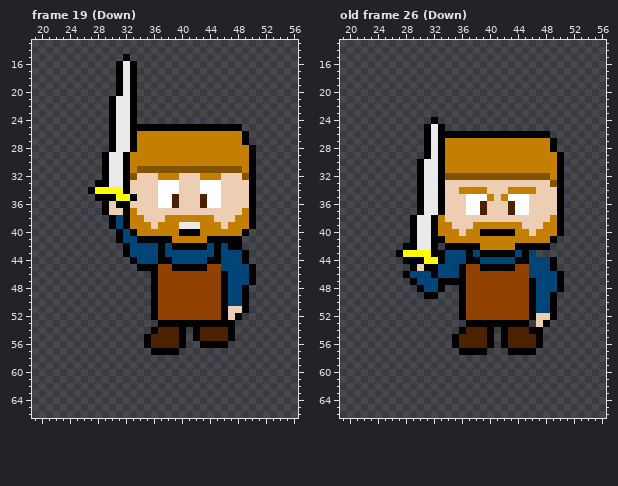
Edited in one commit: pixel-art file (assets/actor/larry/larry_shovel.aseprite). Above, as it was before the edit.
84x84 pixels, 36 frames. Shown: frame 19 (Down): x 19..56, y 13..66; old frame 26 (Down): x 19..56, y 13..66. The commit also changed other frames, which this record leaves out.
Once edited:
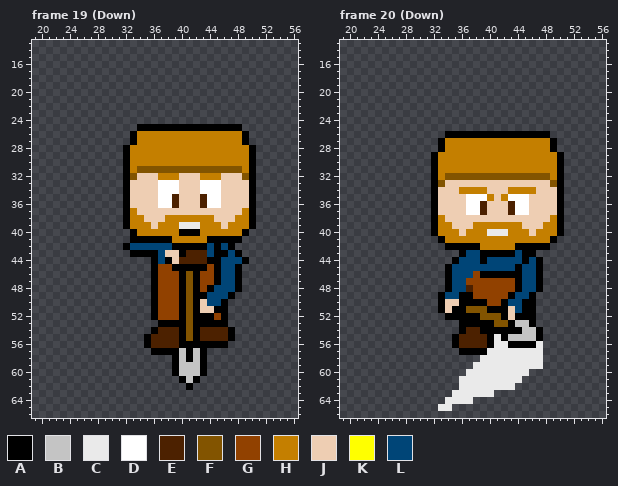
Palette (. is transparent): A #000000  B #c4c4c4  C #eaeaea  D #ffffff  E #4c2100  F #825400  G #914100  H #c47f00  J #eeceb3  K #ffff00  L #004577
A new or re-ordered frame is compared with the old frame closest to it.
Message: added even more animations for shovel
Difference:
frames re-ordered
--- frame 19 (Down)
@@ x 19..56 @@
 14 ......................................
-15 .............A........................
-16 ............ACA.......................
-17 ............ACA.......................
-18 ............ACA.......................
-19 ............ACA.......................
-20 ............ACA.......................
-21 ...........ACCA.......................
-22 ...........ACCA.......................
-23 ...........ACCA.......................
-24 ...........ACCA.......................
-25 ...........ACCAAAAAAAAAAAAAAAA........
-26 ...........ACCAHHHHHHHHHHHHHHHA.......
-27 ...........ACCAHHHHHHHHHHHHHHHA.......
-28 ...........ACCAHHHHHHHHHHHHHHHHA......
-29 ..........ACCAHHHHHHHHHHHHHHHHHA......
-30 ..........ACCAHHHHHHHHHHHHHHHHHA......
-31 ..........ACCAHFFFFFFFFFFFFFFFHA......
-32 ..........ACCAFJJJHHHJJJHHHJJJFA......
-33 .........AACCAJJJJDDDJJJDDDJJJJA......
-34 ........AKKKKAJJJJDDDJJJDDDJJJJA......
-35 .........AAAKKAJJJDDEJJJEDDJJJJA......
-36 ..........AJAAJJJJDDEJJJEDDJJJJA......
-37 ..........AJJAHJJJJJJJJJJJJJJJHA......
-38 ...........ALAHHJJJHHHHHHHJJJHHA......
-39 ...........ALAHHHJHHHCCCHHHJHHHA......
-40 ............ALAHHHHHHAAAHHHHHHA.......
-41 ............ALLAAAAAHHHHHAAAAA........
-42 .............ALLLLALAAAAALALAA........
-43 .............ALLLLALLLLLLLALLLA.......
-44 ..............ALLLAALLLLLAALLLA.......
-45 ...............AAAGGAAAAAGGLLLLA......
-46 .................AGGGGGGGGGALLLA......
-47 .................AGGGGGGGGGALLLA......
-48 .................AGGGGGGGGGALLA.......
-49 .................AGGGGGGGGGALLA.......
-50 .................AGGGGGGGGGALLA.......
-51 .................AGGGGGGGGGAJJA.......
-52 .................AGGGGGGGGGAJA........
-53 ..................AAAAAAAAAAA.........
-54 .................AEEEA.AEEEEA.........
-55 ................AEEEEA.AEEEEA.........
-56 ................AEEEEA..AAAA..........
-57 .................AAAA.................
-58 ......................................
-59 ......................................
-60 ......................................
-61 ......................................
-62 ......................................
+15 ......................................
+16 ......................................
+17 ......................................
+18 ......................................
+19 ......................................
+20 ......................................
+21 ......................................
+22 ......................................
+23 ......................................
+24 ......................................
+25 ...............AAAAAAAAAAAAAAA........
+26 ..............AHHHHHHHHHHHHHHHA.......
+27 ..............AHHHHHHHHHHHHHHHA.......
+28 .............AHHHHHHHHHHHHHHHHHA......
+29 .............AHHHHHHHHHHHHHHHHHA......
+30 .............AHHHHHHHHHHHHHHHHHA......
+31 .............AHFFFFFFFFFFFFFFFHA......
+32 .............AFJJJHHHJJJHHHJJJFA......
+33 .............AJJJJDDDJJJDDDJJJJA......
+34 .............AJJJJDDDJJJDDDJJJJA......
+35 .............AJJJJDDEJJJEDDJJJJA......
+36 .............AJJJJDDEJJJEDDJJJJA......
+37 .............AHJJJJJJJJJJJJJJJHA......
+38 .............AHHJJJHHHHHHHJJJHHA......
+39 .............AHHHJHHHCCCHHHJHHHA......
+40 ..............AHHHHHHAAAHHHHHHA.......
+41 ..............AAAAAAHHHHHAAAAA........
+42 .............ALLLLLLAAAAALALA.........
+43 ..............AAAALJJAEEELAALA........
+44 .................ALAJEEEEAALLLA.......
+45 .................AGGAAAAAGALLA........
+46 .................AGGGAFAGGALLA........
+47 .................AGGGAFAGGALLA........
+48 .................AGGGAFAGALLLA........
+49 .................AGGGAFAALLLA.........
+50 .................AGGGAFAJLLA..........
+51 .................AGGGAFAJJAA..........
+52 .................AGGGAFAAAGA..........
+53 ..................AAAAFAAAAA..........
+54 .................AEEEAFAEEEEA.........
+55 ................AEEEEAFAEEEEA.........
+56 ................AEEEEAAAAAAA..........
+57 .................AAAABABA.............
+58 ....................ABABA.............
+59 ....................ABBBA.............
+60 ....................ABBBA.............
+61 .....................ABA..............
+62 ......................A...............
 63 ......................................
--- frame 20 (Down) against old frame 26 (Down)
@@ x 19..56 @@
 23 ......................................
-24 .............A........................
-25 ............ACA.......................
-26 ............ACAAAAAAAAAAAAAAAA........
-27 ............ACAHHHHHHHHHHHHHHHA.......
-28 ............ACAHHHHHHHHHHHHHHHA.......
-29 ............ACAHHHHHHHHHHHHHHHHA......
-30 ...........ACCAHHHHHHHHHHHHHHHHA......
-31 ...........ACCAHHHHHHHHHHHHHHHHA......
-32 ...........ACCAFFFFFFFFFFFFFFFHA......
-33 ...........ACCAJJJJJJJJJJJJJJJFA......
-34 ...........ACCAJJHHHHJJJHHHHJJJA......
-35 ...........ACCAJJJDDDHJHDDDJJJJA......
-36 ...........ACCAJJJDDEJJJEDDJJJJA......
-37 ...........ACCAJJJDDEJJJEDDJJJJA......
-38 ..........ACCAHJJJJJJJJJJJJJJJHA......
-39 ..........ACCAHHJJJHHHHHHHJJJHHA......
-40 ..........ACCAHHHJHHAAAAAHHJHHHA......
-41 ..........ACCAAHHHHHHHHHHHHHHHA.......
-42 .........AACCA.AAAAAHHHHHAAAAA........
-43 ........AKKKKAALLLALAAAAALAL..........
-44 .........AAAKKALLLAALLLLLAALLLA.......
-45 ..........AJAALLLAGGAAAAAGGLLLA.......
-46 .........ALLLALLLAGGGGGGGGGLLLLA......
-47 ..........ALLLAAAAGGGGGGGGGALLLA......
-48 ...........ALLA..AGGGGGGGGGALLLA......
-49 ............AA...AGGGGGGGGGALLA.......
-50 .................AGGGGGGGGGALLA.......
-51 .................AGGGGGGGGGALLA.......
-52 .................AGGGGGGGGGAJJA.......
-53 ..................AAAAAAAAA.JA........
-54 .................AEEEA.AEEEAA.........
-55 ................AEEEEA.AEEEEA.........
-56 ................AEEEEA.AEEEEA.........
-57 .................AAAA...AAAA..........
-58 ......................................
-59 ......................................
-60 ......................................
-61 ......................................
-62 ......................................
-63 ......................................
-64 ......................................
-65 ......................................
+24 ......................................
+25 ......................................
+26 ...............AAAAAAAAAAAAAAA........
+27 ..............AHHHHHHHHHHHHHHHA.......
+28 ..............AHHHHHHHHHHHHHHHA.......
+29 .............AHHHHHHHHHHHHHHHHHA......
+30 .............AHHHHHHHHHHHHHHHHHA......
+31 .............AHHHHHHHHHHHHHHHHHA......
+32 .............AHFFFFFFFFFFFFFFFHA......
+33 .............AFJJJJJJJJJJJJJJJFA......
+34 .............AJJJHHHHJJJHHHHJJJA......
+35 .............AJJJJDDDHJHDDDJJJJA......
+36 .............AJJJJDDEJJJEDDJJJJA......
+37 .............AJJJJDDEJJJEDDJJJJA......
+38 .............AHJJJJJJJJJJJJJJJHA......
+39 .............AHHJJJHHHHHHHJJJHHA......
+40 .............AHHHJHHHCCCHHHJHHHA......
+41 ..............AHHHHHHHHHHHHHHHA.......
+42 ...............AAAAAHHHHHAAAAA........
+43 .................ALLAAAAALAA..........
+44 ................ALLLALLLLLALA.........
+45 ...............ALLLLLLLLLALLA.........
+46 ...............ALLLGAAAAAALLA.........
+47 ...............ALLGGGGGGGALLA.........
+48 ...............ALLEGGGGGGALLA.........
+49 ..............ALLAAGGGGGALLA..........
+50 ..............AJJAAAAGGALLAA..........
+51 ..............AJAAFFFAAAJLAA..........
+52 ...............AAAAAFFFAJAAA..........
+53 .................AAAAAFFABBA..........
+54 .................AEEAAAAAABBA.........
+55 ................AEEEEACABBBBA.........
+56 ................AEEEEACCAAAAC.........
+57 .................AAAACCCCCCCC.........
+58 ....................CCCCCCCCC.........
+59 ...................CCCCCCCCCC.........
+60 ..................CCCCCCCCC...........
+61 .................CCCCCCCCC............
+62 .................CCCCCCCC.............
+63 ................CCCCCC................
+64 ...............CCCC...................
+65 ..............CC......................
 66 ......................................
